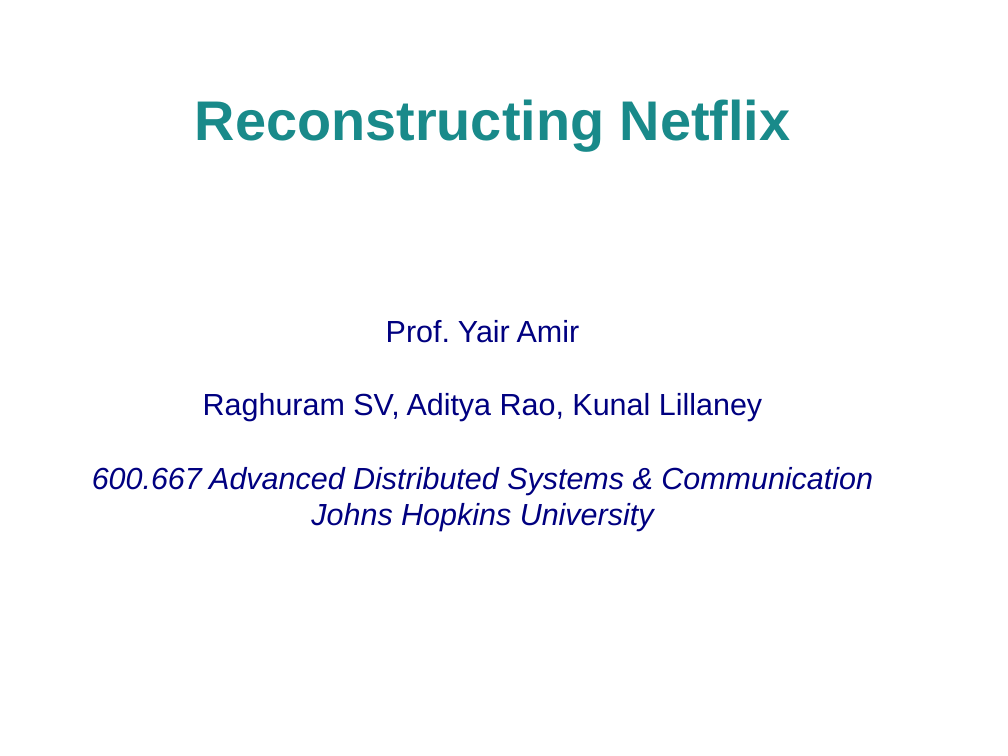
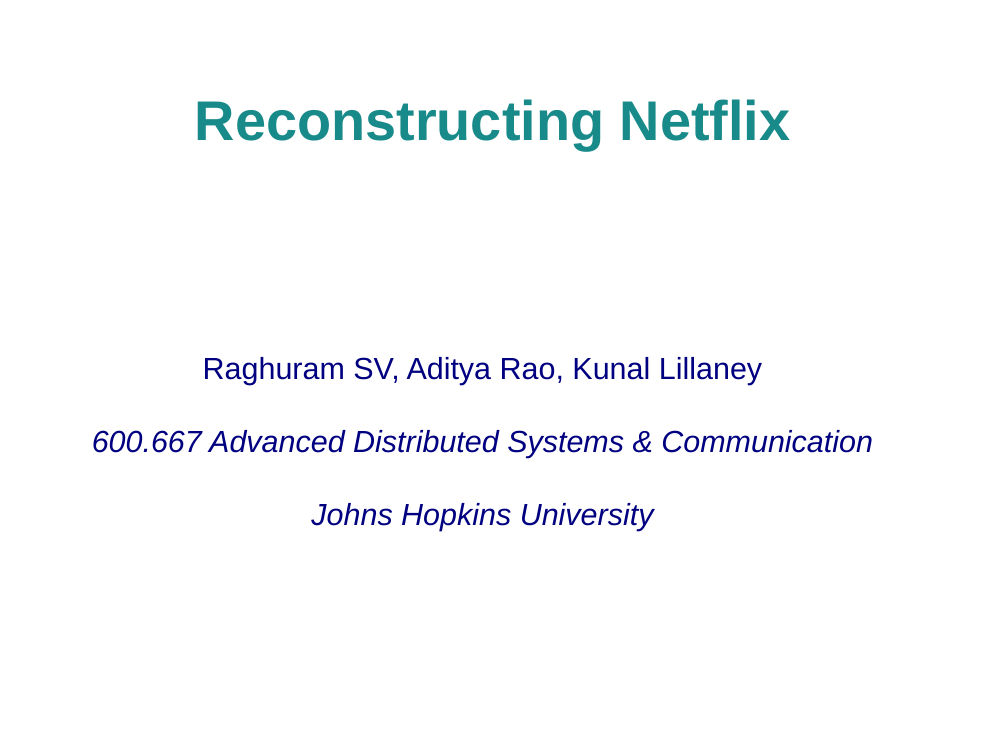
Before and after one commit to kunallillaney/adv-dist-streaming-service, a slide deck: slide 1 of website/Presentation.odp. Drawn at 1008x756 pixels with LibreOffice and Linux fonts; fonts in the diff are those of the drawing; background and template pictures are left out. Boxes give left, top, right and bottom in pixels: in the first picture for what was removed or moved away, otherwise in the second. Text is boxed around its words. In the diff, an @@ line names an element or a change of style, - is before the commit and + after.

```diff
--- a/website/Presentation.odp
+++ b/website/Presentation.odp
@@ subtitle at box(386, 320, 580, 343): paragraph removed @@
-Prof. Yair Amir
```
Also in this commit, not shown: 1 other slide changed, 3 slides added, 1 slide removed, 2 other files.
